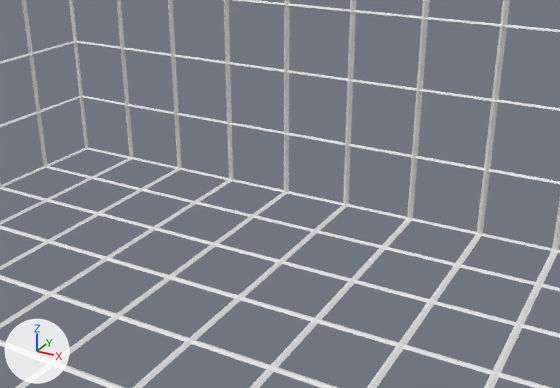
The Blender file scenes/cage.blend, before and after one commit.
One viewpoint serves both versions: a camera (50 mm lens) standing at (2.04, -3.37, 1.51) and looking at (0.2, -0.02, -0.17). Arrows for +X, +Y and +Z are at lower left; the lights stay in place. The first picture is the older version. Mesh edges are drawn as thin lines on the coarser meshes.

Objects in the first picture: 'Cage'.
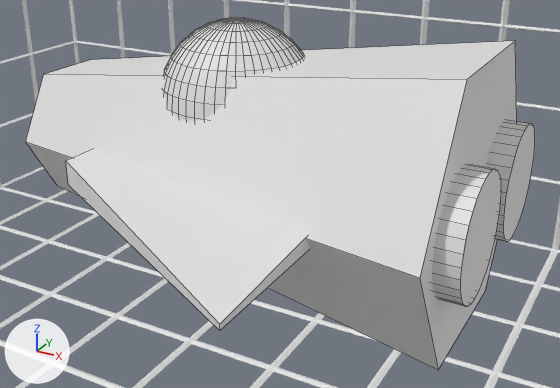
Location of each change, [x1, y1, x2, y2] in pixels of the pictures (560 x 388 px):
```json
{"object": "Rocket", "change": "added", "after": [26, 18, 535, 370]}
```

Scene script edits in JSON lines:
```json
{"op": "add", "block": "me_rocket", "code": ["me_rocket = bpy.data.meshes.new('Rocket')", "me_rocket.from_pydata(...)  # 878 vertices, 856 faces; spans x -1.19..1.43, y -1.4..1.4, z -1.02..0.41"]}
{"op": "add", "block": "ob_rocket", "code": ["ob_rocket = bpy.data.objects.new('Rocket', me_rocket)", "ob_rocket.location = (-0.06, 0.0, 0.33)"]}
```
